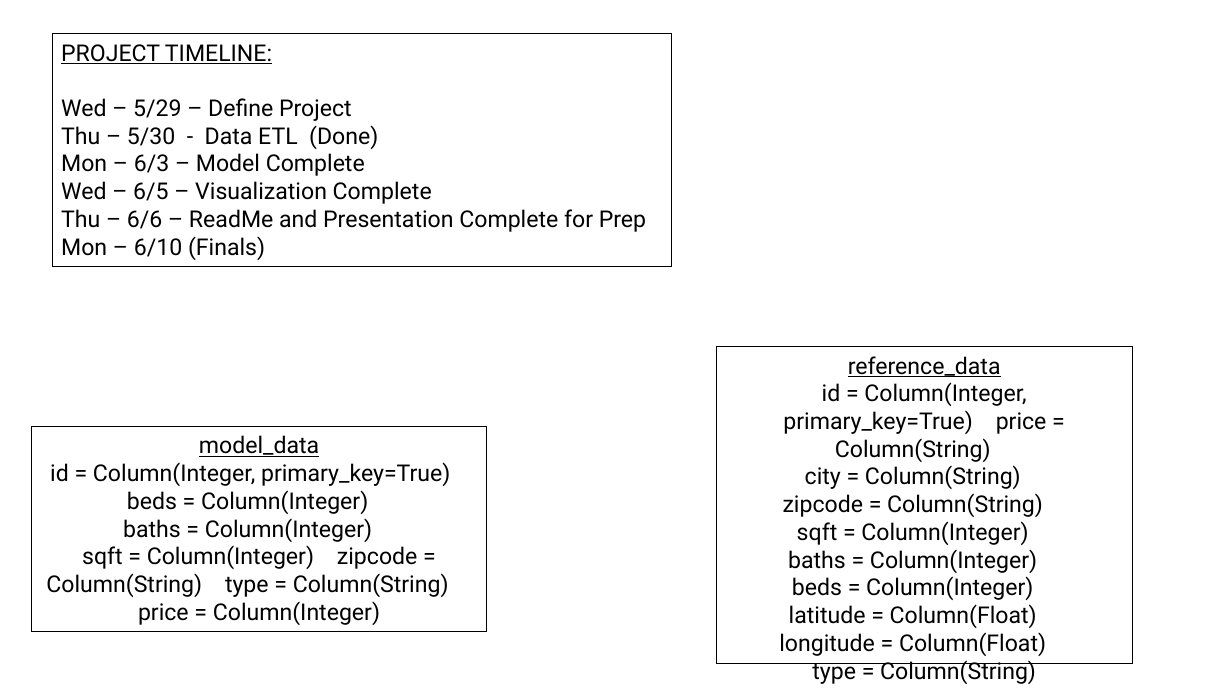
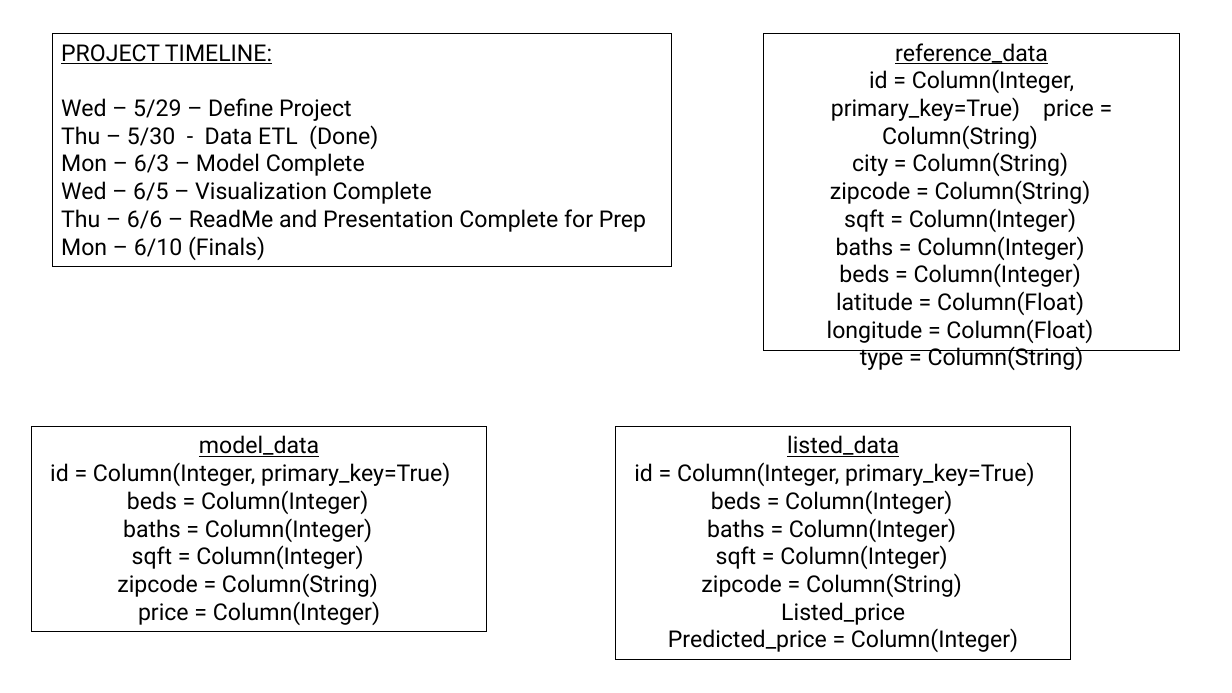
Before and after one commit to ChristianBlomgren/Project_4, a slide deck: slide 2 of proj-mgmt/project-layout.pptx. Drawn at 1232x693 pixels with LibreOffice and Linux fonts; fonts in the diff are those of the drawing. Boxes give left, top, right and bottom in pixels: in the first picture for what was removed or moved away, otherwise in the second. Text is boxed around its words. In the diff, an @@ line names an element or a change of style, - is before the commit and + after.

Commit message:
new db with train data

```diff
--- a/proj-mgmt/project-layout.pptx
+++ b/proj-mgmt/project-layout.pptx
@@ rectangle "reference_data": place and size @@
-rectangle "reference_data" at [716, 347, 1133, 664]
+rectangle "reference_data" at [763, 33, 1180, 350]
@@ rectangle added at [616, 426, 1071, 659], outline #000000 0.75 pt, 18 pt, text #000000 @@
+listed_data
+id = Column(Integer, primary_key=True)
+beds = Column(Integer)
+baths = Column(Integer)
+sqft = Column(Integer)
+zipcode = Column(String)
+Listed_price
+Predicted_price = Column(Integer)
@@ text in rectangle at [117, 545, 378, 597]: text changed @@
-sqft = Column(Integer) zipcode = Column(String) type = Column(String)
+sqft = Column(Integer)
+zipcode = Column(String)
```
Also in this commit, not shown: 1 other slide changed, 1 slide added, 4 other files.
